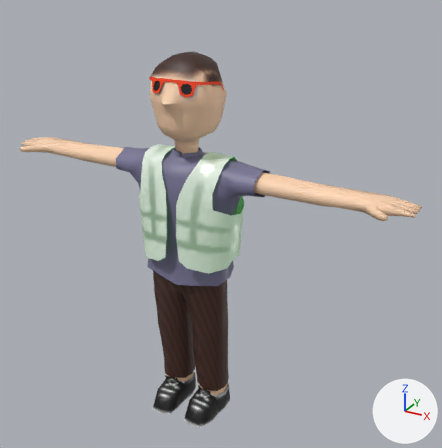
A saved change to the FBX model Junked!!!/Assets/3dAssets/Player.fbx.
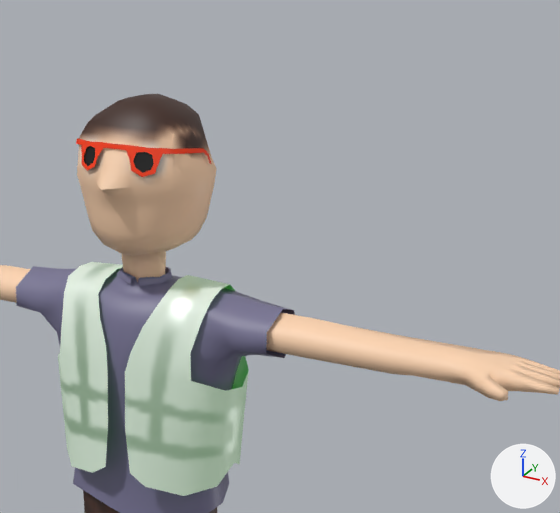
Each version is shown whole from a 50 mm lens placed at (5.59, -8.92, 8.75), pointed at (0.47, 0.4, 4.09), then close up on the part from 24% to 94% of the width and 0% to 63% of the height. Arrows for +X, +Y and +Z are at lower right; the lights stay in place. Where no turn or scale is listed for an object, it has been applied to the vertices.

The older version as bpy lines, for what is in view:
```python
me_plane_002 = bpy.data.meshes.new('Plane.002')
me_plane_002.from_pydata(...)  # 74 vertices, 32 faces; spans x -0.651..0.651, y -0.502..0.166, z 6.627..6.894
me_plane_002.materials.append(mat_glasses)  # picture img_accessories_png
me_player_003 = bpy.data.meshes.new('Player.003')
me_player_003.from_pydata(...)  # 169 vertices, 164 faces; spans x -0.68..0.68, y -0.7..0.71, z 5.5..7.26
me_player_003.materials.append(mat_player)  # picture img_player_diffuse_png
me_player_006 = bpy.data.meshes.new('Player.006')
me_player_006.from_pydata(...)  # 169 vertices, 152 faces; spans x -1.48..1.48, y -0.51..0.63, z 3.1..5.61
me_player_006.materials.append(mat_shirt)  # blue #797695
ob_accessories = bpy.data.objects.new('Accessories', me_plane_002)
ob_accessories.location = (0.0, 0.0, 0.0)
ob_head = bpy.data.objects.new('Head', me_player_003)
ob_head.location = (0.0, 0.0, 0.0)
ob_shirt = bpy.data.objects.new('Shirt', me_player_006)
ob_shirt.location = (0.0, 0.0, 0.0)
# also in view: 'Body' at (0.0, -0.01, 2.88); 'Sikkerheds Vest' at (0.0, 0.07, 4.48)
```
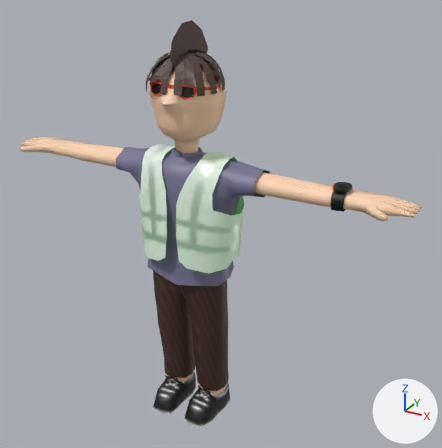
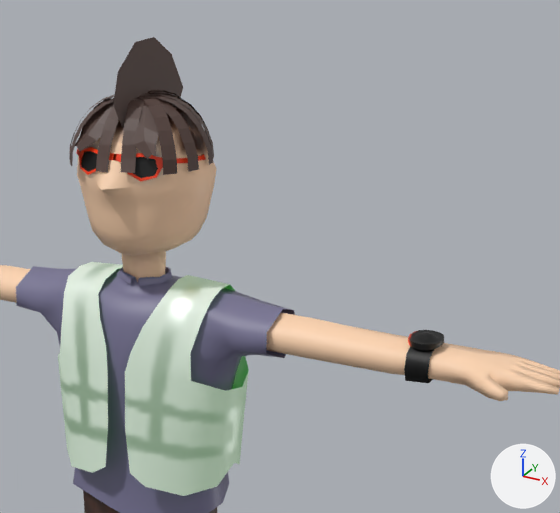
The newer file is also rescaled (x0.248) as a whole; pictures and numbers use the older file's frame.

Changed parts and their boxes (x1, y1, x2, y2) in the close-ups (560 x 513 px):
'Hair Styles', added: after (69, 37, 214, 175)
'Accessories', reshaped (171% wider, 492% taller): before (76, 138, 211, 177); after (77, 147, 444, 383)
part 1 of me_plane_002, rebuilt: before (76, 138, 211, 177); after (77, 147, 206, 181)
part 2 of me_plane_002, rebuilt (42% wider): before (84, 146, 95, 166); after (81, 151, 97, 172)
part 3 of me_plane_002, rebuilt (24% wider): before (134, 152, 154, 173); after (133, 157, 158, 178)
part 4 of me_plane_002, added (black): after (408, 330, 444, 350)
part 5 of me_plane_002, added (black): after (404, 346, 434, 383)

The change, as a list of edits to the scene's bpy script:
```text
Add mat_hair:
    mat_hair = principled_material('Hair')
    mat_hair.base_color = (0.0865, 0.0482, 0.0395)  # brown #533e38
Change me_plane_002:
    used by ob_accessories; location = (0.0, 0.0, 0.0)
    remove me_plane_002.from_pydata(...)  # 74 vertices, 32 faces; spans x -0.651..0.651, y -0.502..0.166, z 6.627..6.894
    add me_plane_002.from_pydata(...)  # 151 vertices, 90 faces; spans x -0.632..2.993, y -0.507..0.409, z 4.971..6.834
    me_plane_002 part 1: the loose piece of 58 vertices spanning x -0.651..0.651, y -0.502..0.166, z 6.627..6.894 is rebuilt with 62 vertices and now spans x -0.632..0.632, y -0.507..0.13, z 6.591..6.834
    me_plane_002 part 2: the loose piece of 8 vertices spanning x -0.401..-0.181, y -0.484..-0.373, z 6.635..6.866 is rebuilt with 8 vertices and now spans x -0.428..-0.129, y -0.491..-0.378, z 6.598..6.822
    me_plane_002 part 3: the loose piece of 8 vertices spanning x 0.181..0.401, y -0.484..-0.373, z 6.635..6.866 is rebuilt with 8 vertices and now spans x 0.129..0.428, y -0.491..-0.378, z 6.598..6.822
    me_plane_002 part 4: a new loose piece of 57 vertices spanning x 2.689..2.993, y -0.066..0.319, z 5.302..5.399, in mat_glasses (picture img_accessories_png)
    me_plane_002 part 5: a new loose piece of 16 vertices spanning x 2.719..2.962, y -0.164..0.409, z 4.971..5.34, in mat_glasses (picture img_accessories_png)
Add me_plane_001:
    me_plane_001.from_pydata(...)  # 308 vertices, 147 faces; spans x -0.689..0.685, y -0.572..0.783, z 6.652..7.752
    me_plane_001.materials.append(mat_hair)  # brown #533e38
Add ob_hair_styles:
    ob_hair_styles = bpy.data.objects.new('Hair Styles', me_plane_001)
    ob_hair_styles.location = (0.0, 0.0, 0.0)
```
